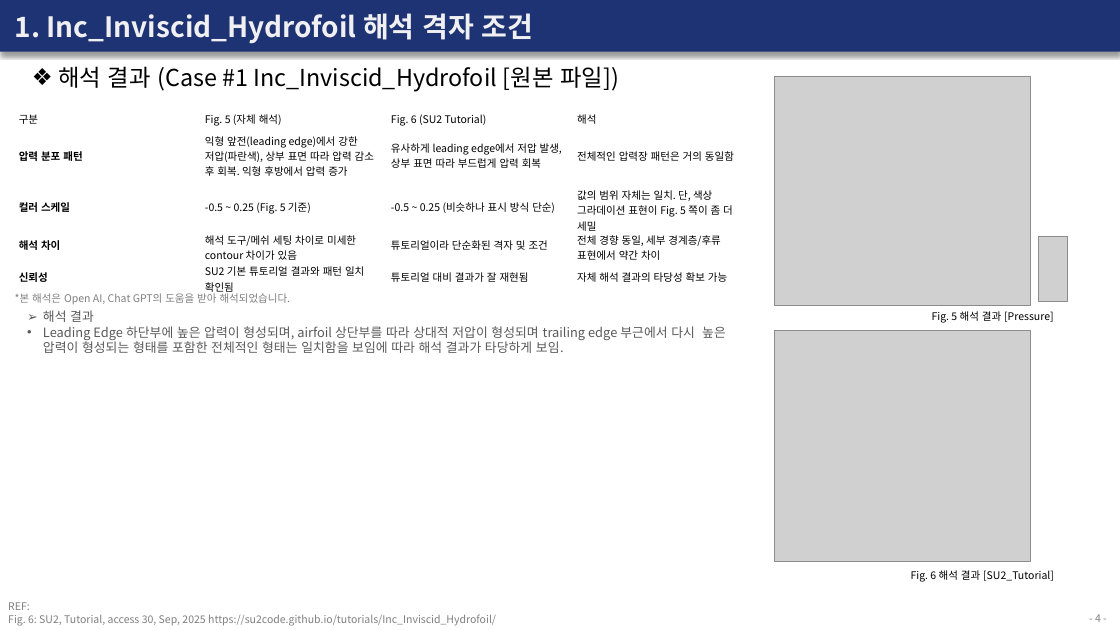
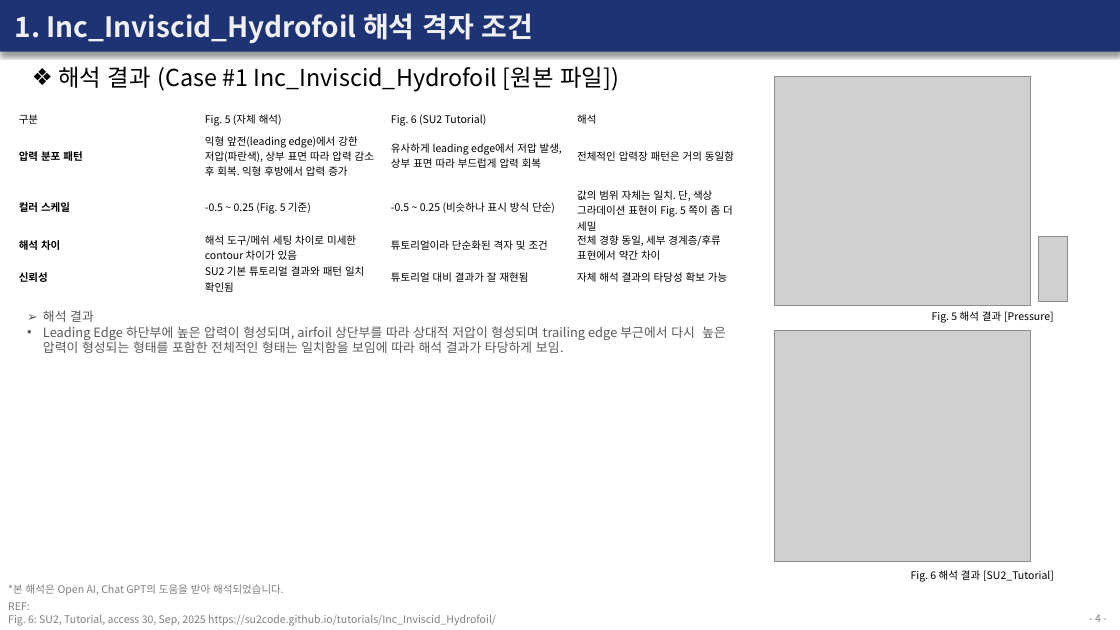
Before and after one commit to Bogeuns/17415009_BogeunSeo, a slide deck: slide 4 of Homework/Week_3/17415009_서보근_Oct.02_(3주차).pptx. Drawn at 1120x630 pixels with LibreOffice and Linux fonts; fonts in the diff are those of the drawing; grey boxes stand for pictures. Boxes give left, top, right and bottom in pixels: in the first picture for what was removed or moved away, otherwise in the second. Text is boxed around its words. In the diff, an @@ line names an element or a change of style, - is before the commit and + after.

```diff
--- a/Homework/Week_3/17415009_서보근_Oct.02_(3주차).pptx
+++ b/Homework/Week_3/17415009_서보근_Oct.02_(3주차).pptx
@@ text "*본 해석은 Open AI, Chat ...": place and size @@
-text "*본 해석은 Open AI, Chat ..." at [15, 293, 290, 304]
+text "*본 해석은 Open AI, Chat ..." at [8, 584, 283, 596]
```
Also in this commit, not shown: 1 other slide changed, 1 other file.
